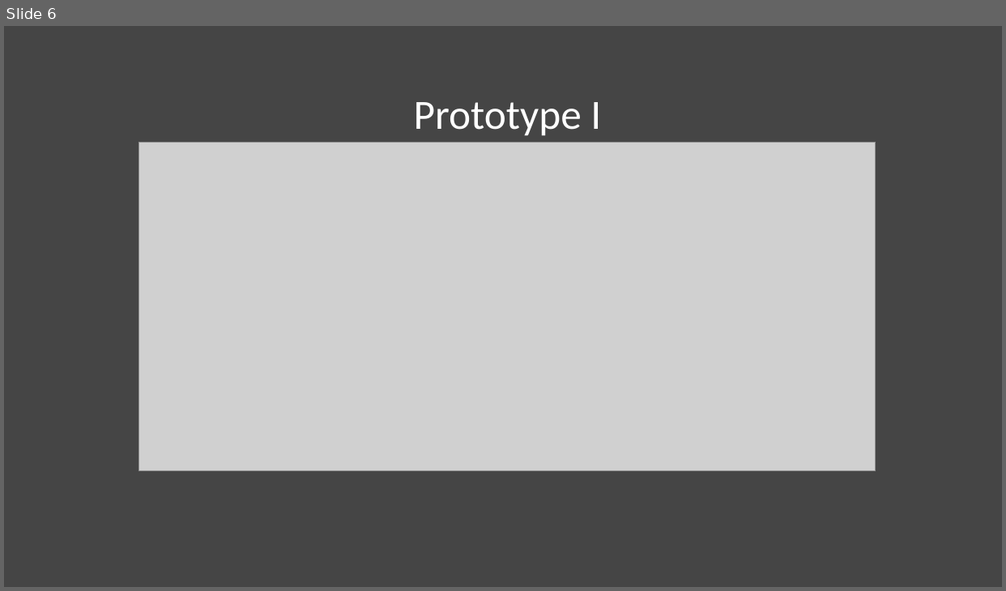
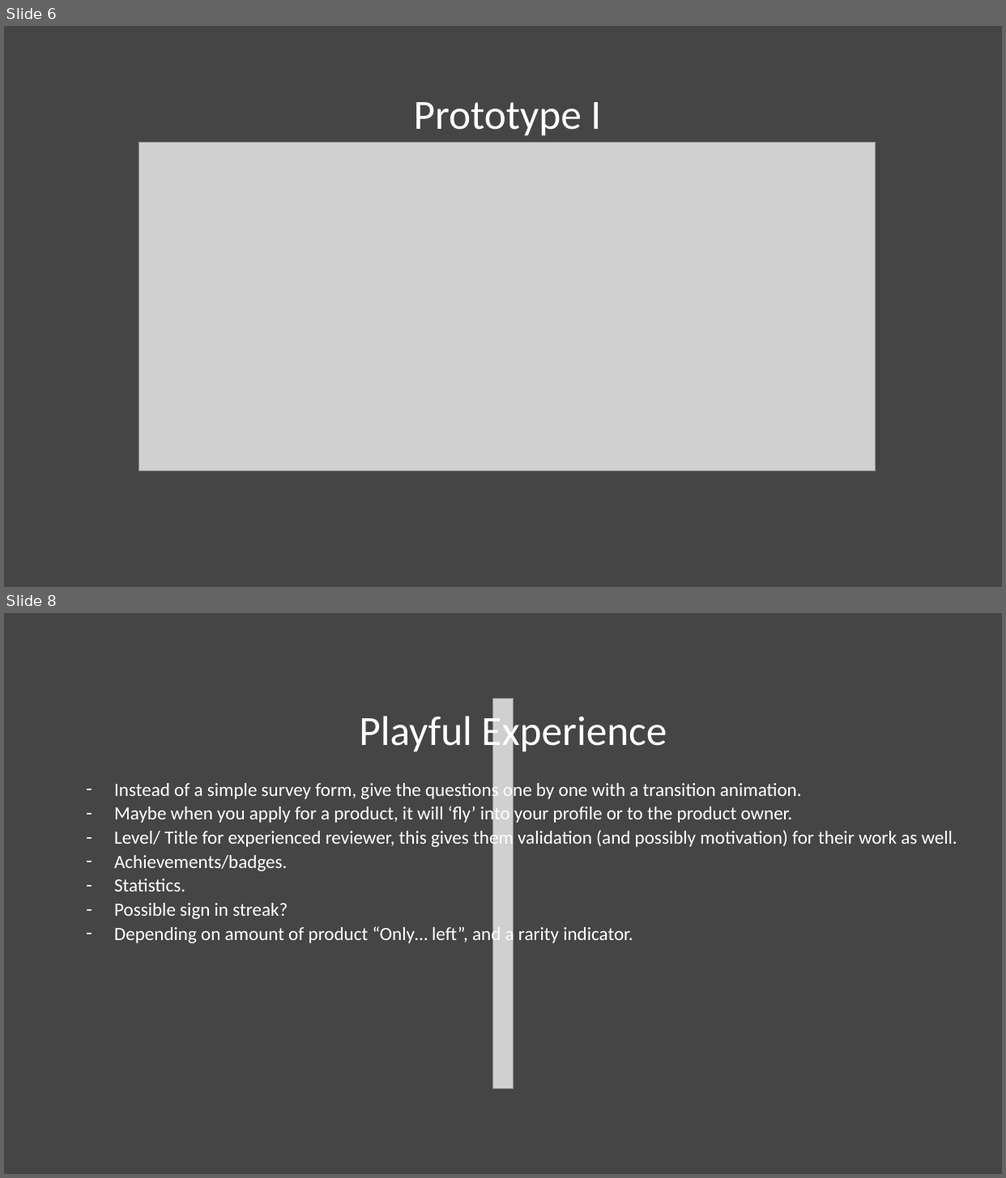
Before and after one commit to pietermn/SM4groep10, a slide deck: Kick-off/Pressure Cooker.pptx. Shown one above the other, each under a label of ours: slide 6 before the commit, slides 6 and 8 after it; the slides between them are not shown. The pictures are 1006x591 and 1006x1178 pixels, drawn with LibreOffice and Linux fonts; fonts in the diff are those of the drawing; grey boxes stand for pictures. Boxes give left, top, right and bottom in pixels: in the first picture for what was removed or moved away, otherwise in the second. Text is boxed around its words. In the diff, an @@ line names an element or a change of style, - is before the commit and + after.

```diff
--- a/Kick-off/Pressure Cooker.pptx
+++ b/Kick-off/Pressure Cooker.pptx
@@ slide 8 added at [4, 613, 1002, 1174], background #454545 @@
@@ picture added at [493, 699, 513, 1089] @@
@@ text added at [359, 710, 667, 755], 40 pt, text #FFFFFF @@
+Playful Experience
@@ text added at [114, 780, 957, 945], 18 pt, text #FFFFFF @@
+– Instead of a simple survey form, give the questions one by one with a transition animation.
+– Maybe when you apply for a product, it will ‘fly’ into your profile or to the product owner.
+– Level/ Title for experienced reviewer, this gives them validation (and possibly motivation) for their work as well.
+– Achievements/badges.
+– Statistics.
+– Possible sign in streak?
+– Depending on amount of product “Only… left”, and a rarity indicator.
```
Also in this commit, not shown: 1 other slide added, 1 other file.
